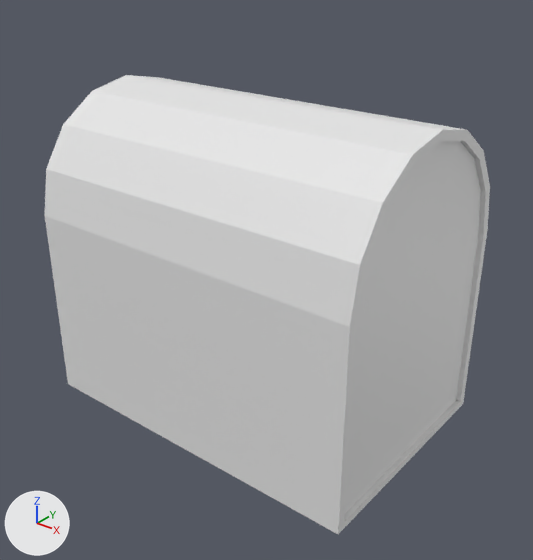
Two versions of the Blender file treasure-box.blend, one commit apart.
The view is the same before and after, from a camera (50 mm lens) standing at (4.24, -5.22, 4.63) and looking at (0.19, -0.15, 1.49). Every picture has the same lights, and +X, +Y and +Z are marked at lower left.
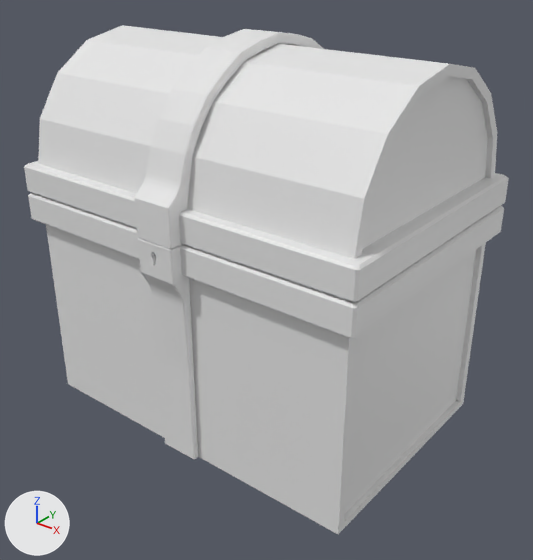
What differs and where, as boxes (x1, y1, x2, y2) in the pictures (533 x 560 px):
```json
{"object": "Cylinder", "change": "moved", "before": [45, 75, 490, 327], "after": [38, 25, 497, 259]}
{"object": "Cube.002", "change": "added", "after": [24, 161, 509, 302]}
{"object": "Cube.001", "change": "added", "after": [28, 193, 504, 338]}
{"object": "Cylinder.003", "change": "added", "after": [134, 29, 324, 249]}
{"object": "Cube.004", "change": "added", "after": [137, 238, 198, 459]}
```

Edits to the scene script, one JSON object a line:
```json
{"op": "add", "block": "me_cylinder_003", "code": ["me_cylinder_003 = bpy.data.meshes.new('Cylinder.003')", "me_cylinder_003.from_pydata(...)  # 184 vertices, 177 faces; spans x -0.2..0.21, y -1.41..1.29, z 2.24..3.78"]}
{"op": "add", "block": "me_cube_011", "code": ["me_cube_011 = bpy.data.meshes.new('Cube.011')", "me_cube_011.from_pydata(...)  # 100 vertices, 102 faces; spans x -0.2..0.2, y -1.41..-1.2, z 0.0..2.24"]}
{"op": "add", "block": "me_cube_003", "code": ["me_cube_003 = bpy.data.meshes.new('Cube.003')", "me_cube_003.from_pydata(...)  # 64 vertices, 64 faces; spans x -1.9..1.9, y -1.3..1.3, z -0.14..0.14"]}
{"op": "set", "path": "ob_cylinder.location", "old": "(0.0, 0.0, 2.0)", "new": "(0.0, 0.0, 2.49)"}
{"op": "add", "block": "ob_cylinder_003", "code": ["ob_cylinder_003 = bpy.data.objects.new('Cylinder.003', me_cylinder_003)", "ob_cylinder_003.location = (0.0, 0.0, 0.0)"]}
{"op": "add", "block": "ob_cube_004", "code": ["ob_cube_004 = bpy.data.objects.new('Cube.004', me_cube_011)", "ob_cube_004.location = (0.0, 0.0, 0.0)"]}
{"op": "add", "block": "ob_cube_002", "code": ["ob_cube_002 = bpy.data.objects.new('Cube.002', me_cube_003)", "ob_cube_002.location = (0.0, 0.0, 2.39)"]}
{"op": "add", "block": "ob_cube_001", "code": ["ob_cube_001 = bpy.data.objects.new('Cube.001', me_cube_003)", "ob_cube_001.location = (0.0, 0.0, 2.1)"]}
```
